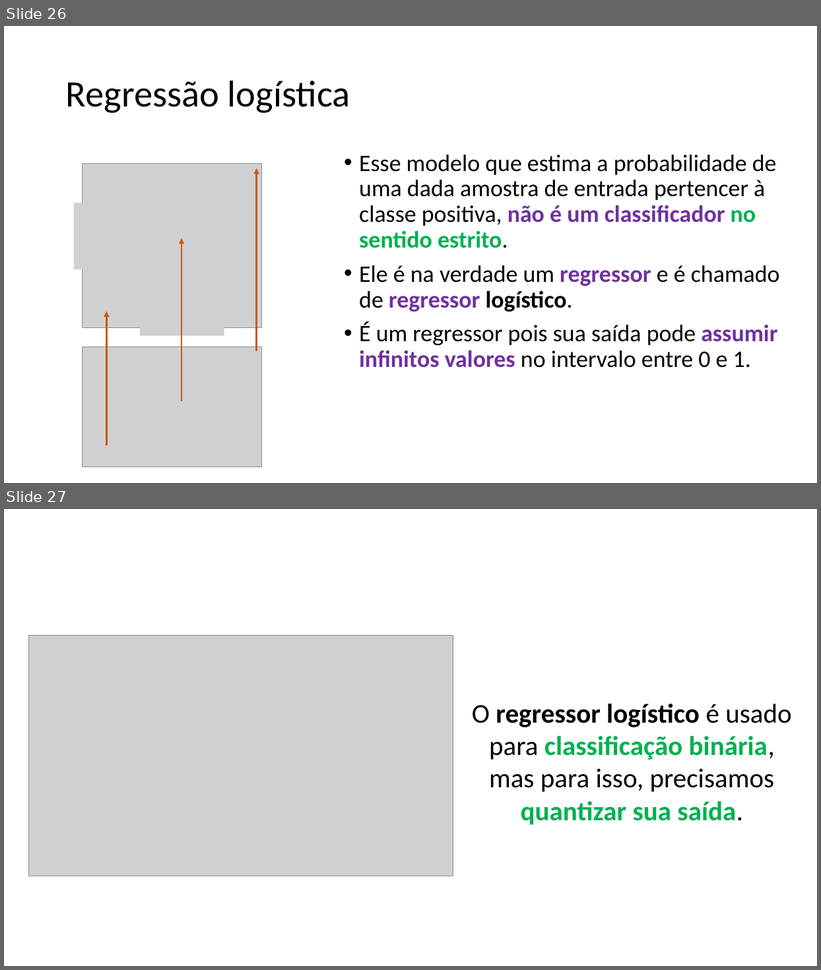
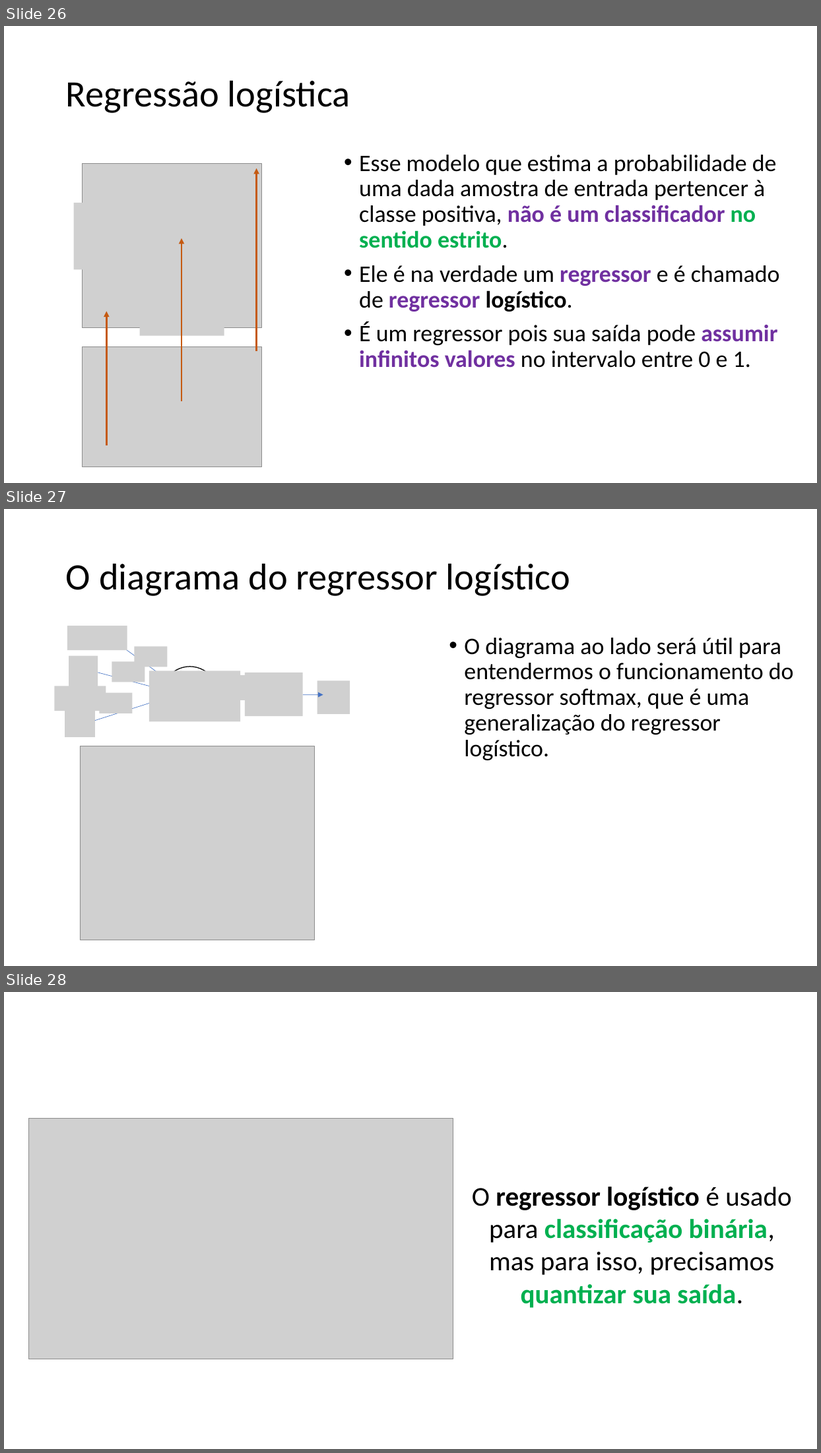
Before and after one commit to zz4fap/c24_inteligencia_artificial, a slide deck: slides/C24_Classificação.pptx. Shown one above the other, each under a label of ours: slides 26 and 27 before the commit, slides 26, 27 and 28 after it. The pictures are 821x970 and 821x1453 pixels, drawn with LibreOffice and Linux fonts; fonts in the diff are those of the drawing; grey boxes stand for pictures. Boxes give left, top, right and bottom in pixels: in the first picture for what was removed or moved away, otherwise in the second. Text is boxed around its words. In the diff, an @@ line names an element or a change of style, - is before the commit and + after.

Commit message:
update of slides

```diff
--- a/slides/C24_Classificação.pptx
+++ b/slides/C24_Classificação.pptx
@@ slide 27 added at box(4, 509, 817, 966), background #FFFFFF @@
@@ title added at box(66, 563, 570, 596), 44 pt, text #000000 @@
+O diagrama do regressor logístico
@@ picture added at box(67, 626, 127, 650) @@
@@ arrow added from (121, 646) to (168, 680), #4472C4 0.5 pt @@
@@ picture added at box(135, 647, 168, 667) @@
@@ text added at box(464, 638, 794, 760), 28 pt, text #000000 @@
+• O diagrama ao lado será útil para entendermos o funcionamento do regressor softmax, que é uma generalização do regressor logístico.
@@ picture added at box(69, 656, 98, 690) @@
@@ picture added at box(112, 661, 145, 682) @@
@@ ellipse added at box(162, 667, 217, 721), outline #000000 1 pt @@
@@ picture added at box(55, 686, 106, 711) @@
@@ arrow added from (98, 673) to (162, 690), #4472C4 0.5 pt @@
@@ picture added at box(149, 671, 241, 722) @@
@@ picture added at box(218, 675, 249, 700) @@
@@ picture added at box(245, 673, 303, 716) @@
@@ picture added at box(318, 681, 350, 714) @@
@@ picture added at box(65, 704, 95, 738) @@
@@ arrow added from (95, 721) to (162, 699), #4472C4 0.5 pt @@
@@ picture added at box(99, 693, 132, 714) @@
@@ arrow added from (218, 694) to (245, 694), #4472C4 0.5 pt @@
@@ arrow added from (303, 695) to (323, 695), #4472C4 0.5 pt @@
@@ picture added at box(81, 747, 314, 941) @@
@@ what was slide 27 is now slide 28 @@
```
Also in this commit, not shown: 1 other slide added, 2 other files.
